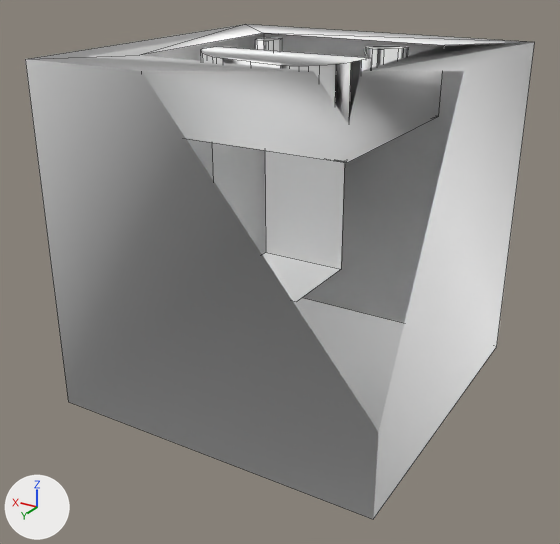
Before and after pictures for a commit that changed the OBJ model data/face_block.obj.
Both versions are drawn from a 50 mm camera at (-1.067, 1.879, 0.776) aimed at (0.016, 0.073, -0.127). The axes (+X, +Y, +Z) are drawn at lower left. The lights are the same throughout. Mesh edges are drawn as thin lines. Everything nearer to the camera than a plane just in front of the edit is cut away. Where no turn or scale is listed for an object, it has been applied to the vertices.

Names of what the first picture shows: 'face_block'.
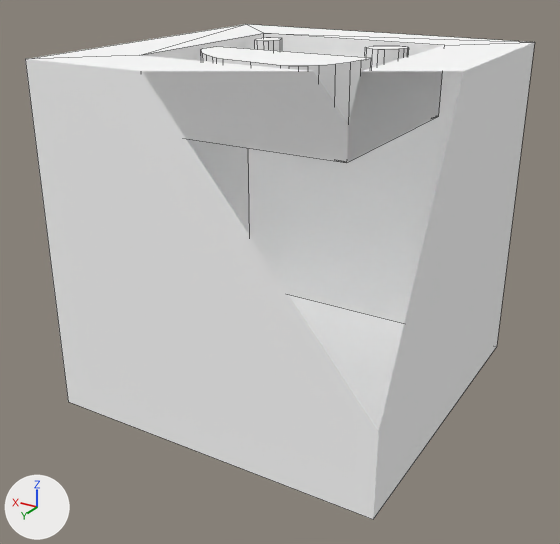
Commit message: Fixed secret hole inside smiley block

Location of each change, (x1, y1, x2, y2) in pixels of the pictures (560 x 544 px; the box of a moved part takes in the faces that stretch with it):
part 1 of me_face_block, moved or reshaped
    before: (143, 33, 444, 302)
    after: (143, 33, 444, 61)
part 2 of me_face_block, recoloured
    both: (25, 42, 533, 519)

The change, as a list of edits to the scene's bpy script:
```text
Change me_face_block:
    used by ob_face_block; location = (0.0, 0.0, 0.0)
    remove me_face_block.from_pydata(...)  # 118 vertices, 129 faces; spans x -0.5..0.5, y -0.5..0.5, z -0.5..0.5
    add me_face_block.from_pydata(...)  # 112 vertices, 124 faces; spans x -0.5..0.5, y -0.5..0.5, z -0.5..0.5
    me_face_block part 1
    6 vertices are removed from x 0.0..0.3, y -0.3..0.0, z -0.25..0.3
    73 faces are deleted
    68 new faces join them
    me_face_block part 2: 60 faces spanning x -0.5..0.5, y -0.5..0.5, z -0.5..0.5 switch from mat_color_m01 (white #f2f2f2) to mat_frontcolor (white #ffffff)
```
